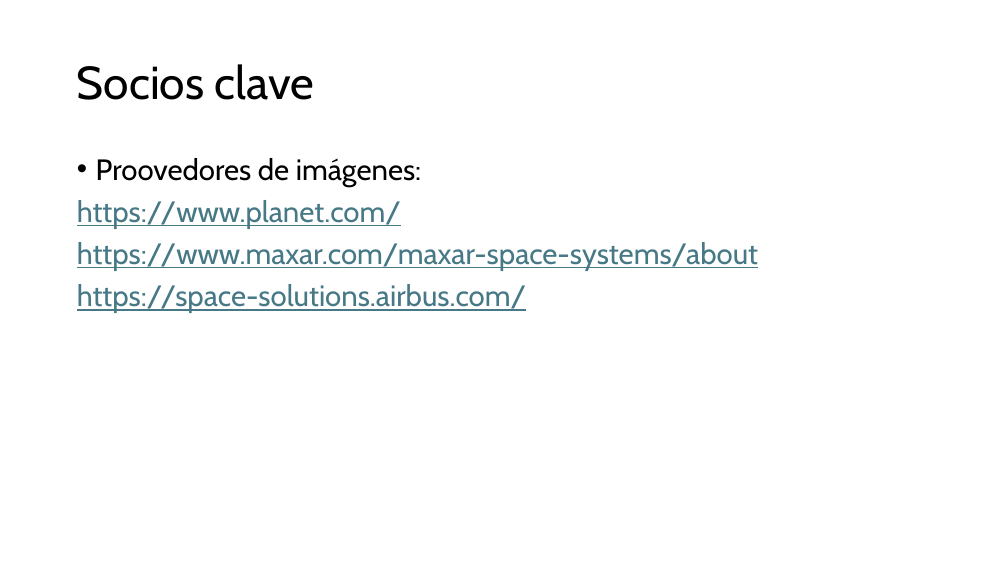
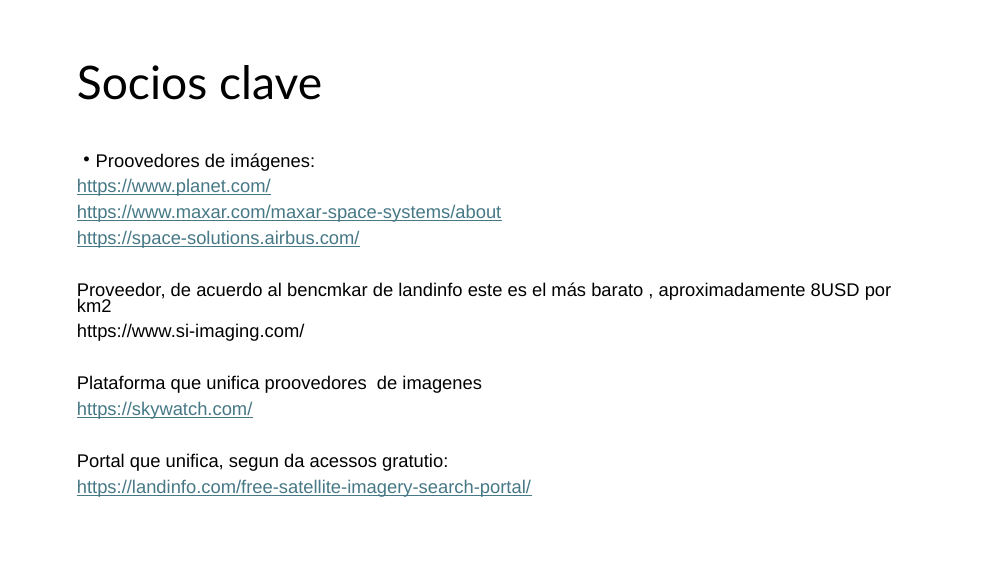
Before and after one commit to orlandombaa/Selene, a slide deck: slide 8 of selene/docs/Aditional documentation/Modelo de negocios selene.pptx (slide 2 before the commit). Drawn at 1008x567 pixels with LibreOffice and Linux fonts; fonts in the diff are those of the drawing. Boxes give left, top, right and bottom in pixels: in the first picture for what was removed or moved away, otherwise in the second. Text is boxed around its words. In the diff, an @@ line names an element or a change of style, - is before the commit and + after.

```diff
--- a/selene/docs/Aditional documentation/Modelo de negocios selene.pptx
+++ b/selene/docs/Aditional documentation/Modelo de negocios selene.pptx
@@ title "Socios clave" at (77,65,322,100): font Cabin to Lato @@
@@ text at (77,153,501,248): size 28 to 17.5 pt, font Cabin to Arial in "Proovedores de imágenes:", "https://www.planet.com/", "https://www.maxar.com/maxar-space-systems/about", "https://space-solutions.airbus.com/"; indent changed; line spacing 0.9 to 0.7; less space between paragraphs @@
@@ text at (77,282,892,497): paragraphs added @@
+Proveedor, de acuerdo al bencmkar de landinfo este es el más barato , aproximadamente 8USD por km2
+https://www.si-imaging.com/
+Plataforma que unifica proovedores de imagenes
+https://skywatch.com/
+Portal que unifica, segun da acessos gratutio:
+https://landinfo.com/free-satellite-imagery-search-portal/
```
Also in this commit, not shown: 6 other slides changed, 7 slides added, 16 other files.
